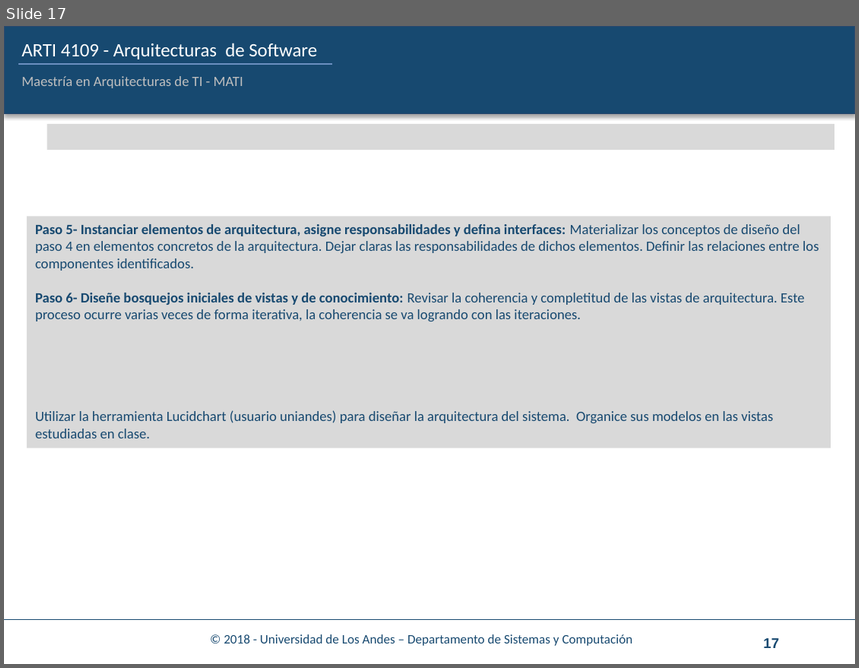
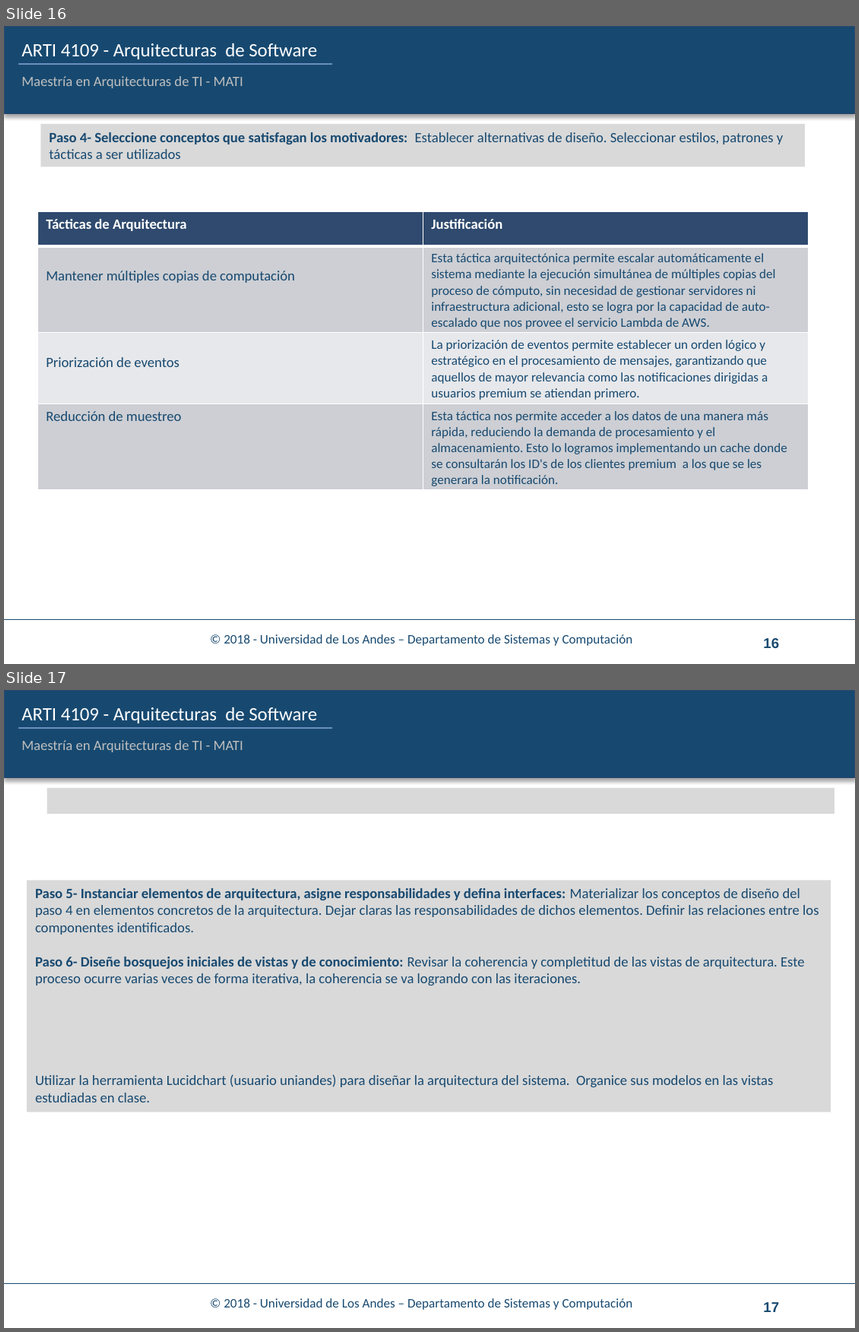
Before and after one commit to juanforo31/Reto1_ASRs_Grupo5, a slide deck: Cuaderno_trabajo/ARTI-4109-4-CuadernoTrabajo-Reto1_desarrollo.pptx. Shown one above the other, each under a label of ours: slide 17 before the commit, slides 16 and 17 after it. The pictures are 859x668 and 859x1332 pixels, drawn with LibreOffice and Linux fonts; fonts in the diff are those of the drawing; background and template pictures are left out. Boxes give left, top, right and bottom in pixels: in the first picture for what was removed or moved away, otherwise in the second. Text is boxed around its words. In the diff, an @@ line names an element or a change of style, - is before the commit and + after.

```diff
--- a/Cuaderno_trabajo/ARTI-4109-4-CuadernoTrabajo-Reto1_desarrollo.pptx
+++ b/Cuaderno_trabajo/ARTI-4109-4-CuadernoTrabajo-Reto1_desarrollo.pptx
@@ slide 16 added at (4,26,855,664), background #FFFFFF; not listed: 5 template elements that a slide beside it also shows @@
@@ rectangle added at (40,124,805,167), fill #D9D9D9, 12 pt, text #174970 @@
+Paso 4- Seleccione conceptos que satisfagan los motivadores: Establecer alternativas de diseño. Seleccionar estilos, patrones y tácticas a ser utilizados
@@ table added at (37,211,808,490), 4 rows, 2 columns @@
+Tácticas de Arquitectura | Justificación
+Mantener múltiples copias de computación | Esta táctica arquitectónica permite escalar automáticamente el sistema mediante la ejecución simultánea de múltiples copias del proceso de cómputo, sin necesidad de gestionar servidores ni infraestructura adicional, esto se logra por la capacidad de auto-escalado que nos provee el servicio Lambda de AWS.
+Priorización de eventos | La priorización de eventos permite establecer un orden lógico y estratégico en el procesamiento de mensajes, garantizando que aquellos de mayor relevancia como las notificaciones dirigidas a usuarios premium se atiendan primero.
+Reducción de muestreo | Esta táctica nos permite acceder a los datos de una manera más rápida, reduciendo la demanda de procesamiento y el almacenamiento. Esto lo logramos implementando un cache donde se consultarán los ID's de los clientes premium a los que se les generara la notificación.
@@ text added at (224,635,633,646), 11 pt, text #174970 @@
+© 2018 - Universidad de Los Andes – Departamento de Sistemas y Computación
@@ page number added at (763,639,779,648), 12 pt, text #174970, bold @@
+16
```
Also in this commit, not shown: 12 slides changed, 2 other slides added, 2 slides removed, 2 other files.
